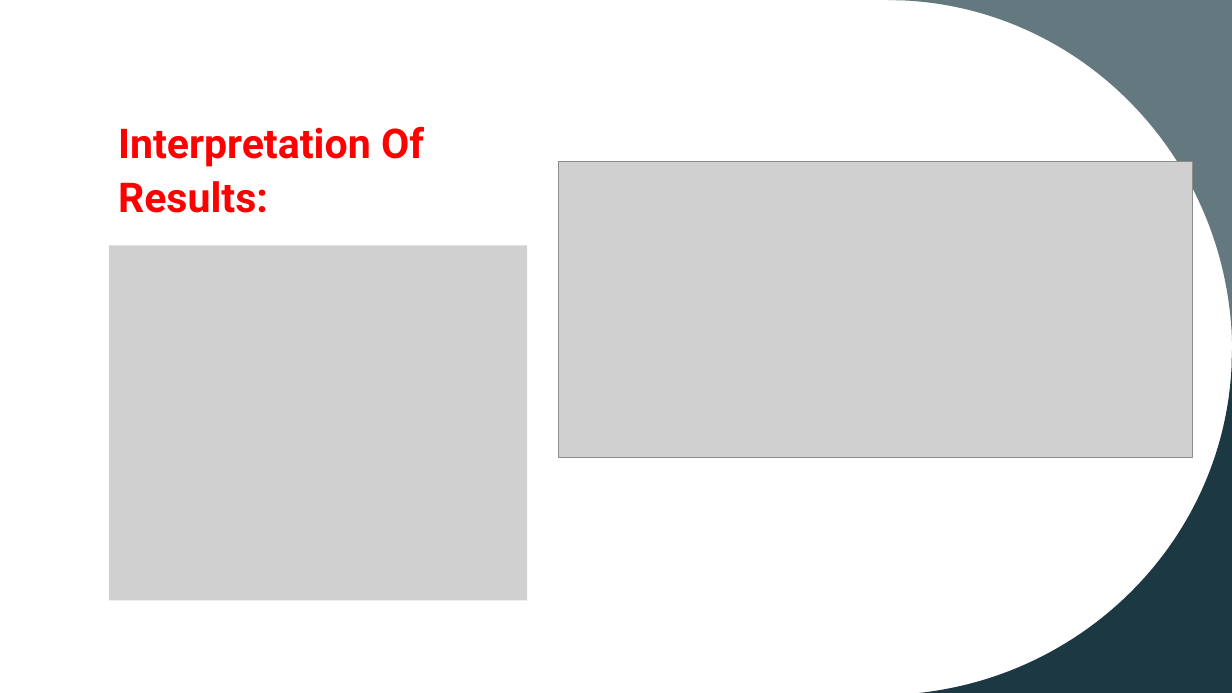
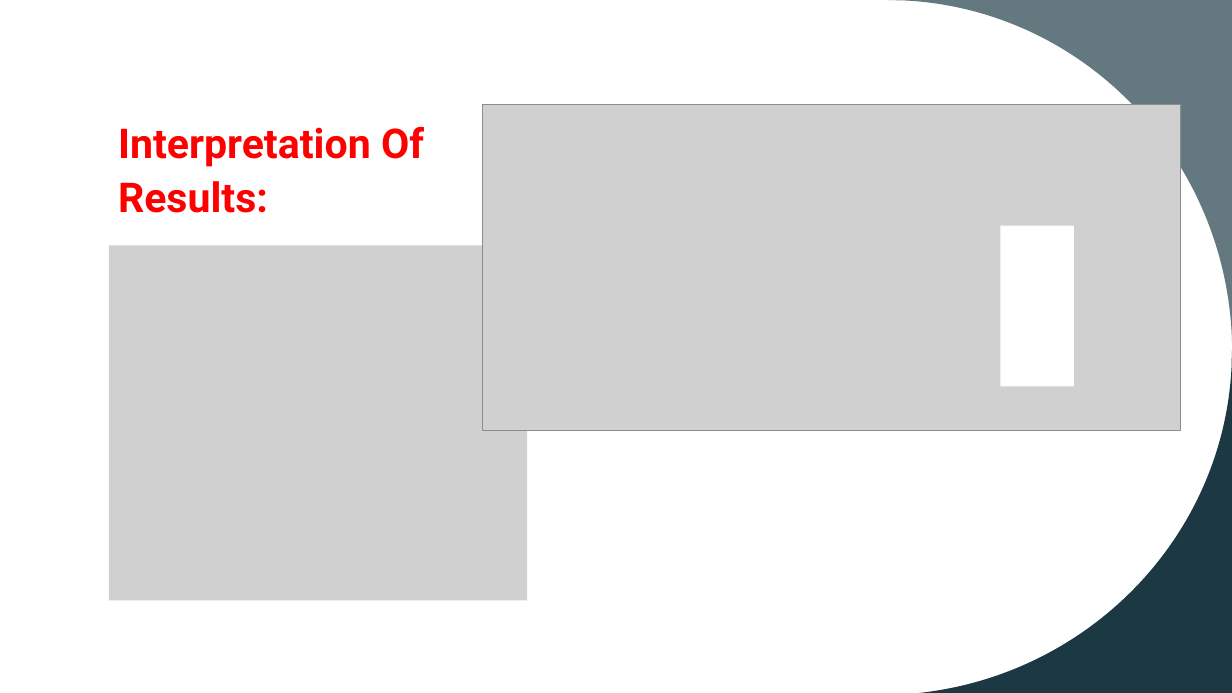
Before and after one commit to vinay-polanki/ATC_R_Project, a slide deck: slide 12 of Atc & Visualisation.pptx. Drawn at 1232x693 pixels with LibreOffice and Linux fonts; fonts in the diff are those of the drawing; grey boxes stand for pictures. Boxes give left, top, right and bottom in pixels: in the first picture for what was removed or moved away, otherwise in the second. Text is boxed around its words. In the diff, an @@ line names an element or a change of style, - is before the commit and + after.

```diff
--- a/Atc & Visualisation.pptx
+++ b/Atc & Visualisation.pptx
@@ picture: place and size @@
-picture at box(558, 162, 1192, 457)
+picture at box(482, 105, 1181, 431)
@@ rectangle added at box(1001, 226, 1075, 386), fill #FFFFFF @@
```
Also in this commit, not shown: 1 other slide changed, 1 slide added.
